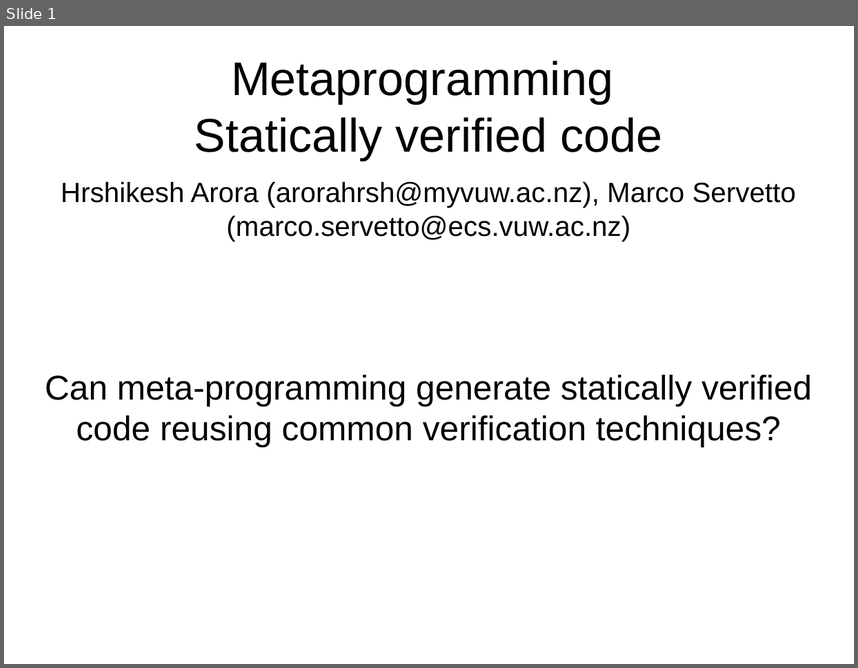
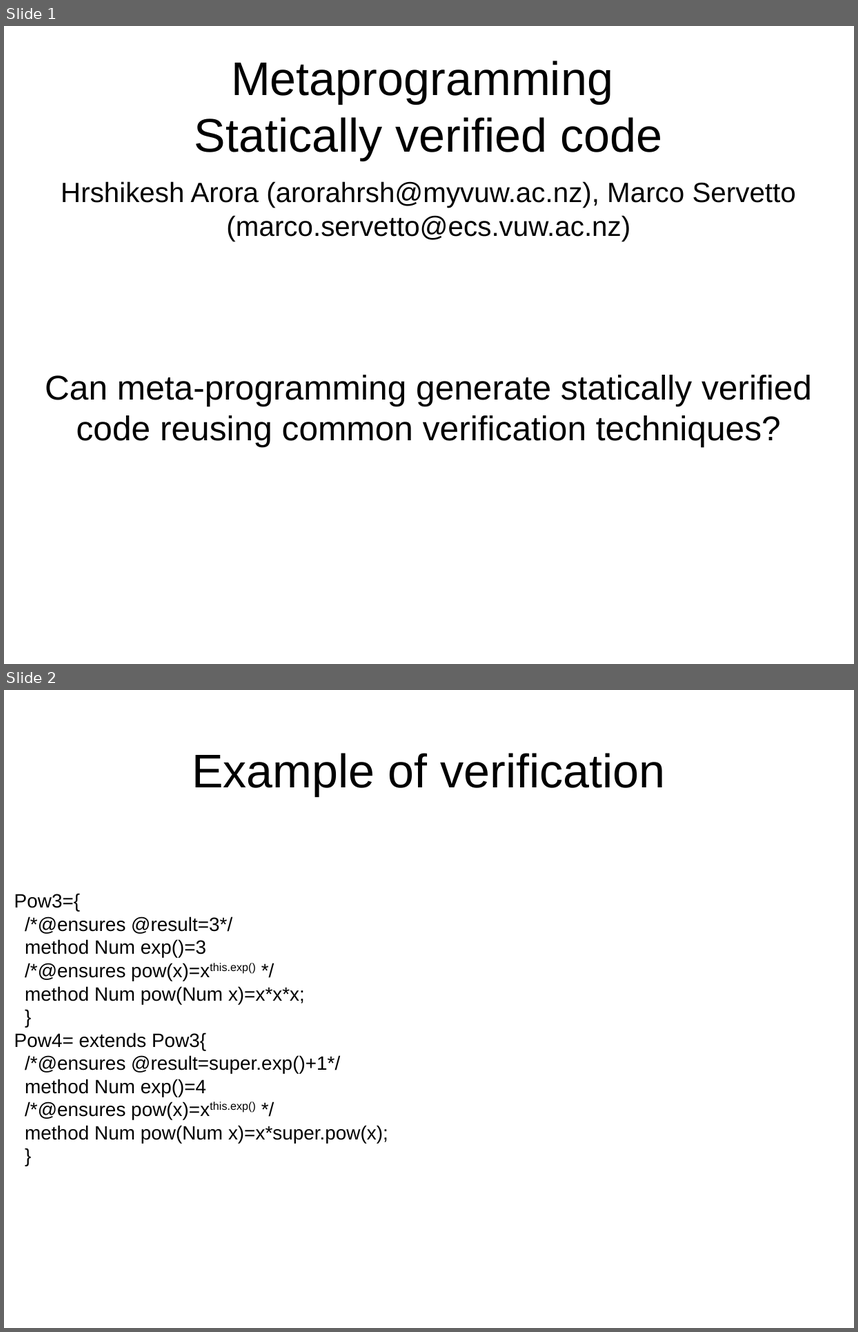
Before and after one commit to ElvisResearchGroup/L42, a slide deck: Main/papers/Sapling2/Slides.odp. Shown one above the other, each under a label of ours: slide 1 before the commit, slides 1 and 2 after it. The pictures are 858x668 and 858x1332 pixels, drawn with LibreOffice and Linux fonts; fonts in the diff are those of the drawing. Boxes give left, top, right and bottom in pixels: in the first picture for what was removed or moved away, otherwise in the second. Text is boxed around its words. In the diff, an @@ line names an element or a change of style, - is before the commit and + after.

```diff
--- a/Main/papers/Sapling2/Slides.odp
+++ b/Main/papers/Sapling2/Slides.odp
@@ slide 2 added at bbox=[4, 690, 854, 1328], background #FFFFFF @@
@@ title added at bbox=[192, 753, 665, 796], 44 pt, text #000000 @@
+Example of verification
@@ text added at bbox=[14, 893, 388, 1143], 18 pt, text #000000 @@
+Pow3={
+/*@ensures @result=3*/
+method Num exp()=3
+/*@ensures pow(x)=xthis.exp() */
+method Num pow(Num x)=x*x*x;
+}
+Pow4= extends Pow3{
+/*@ensures @result=super.exp()+1*/
+method Num exp()=4
+/*@ensures pow(x)=xthis.exp() */
+method Num pow(Num x)=x*super.pow(x);
+}
```
Also in this commit, not shown: 4 other slides added, 25 other files.
